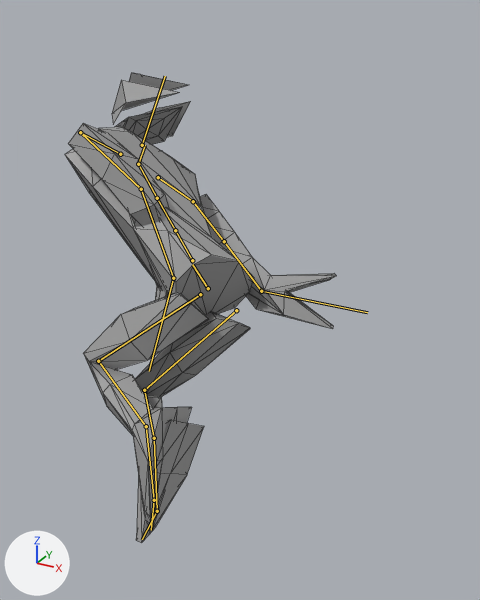
What one commit did to the glTF model glb_imports/8164_meshes.glb.
Both versions are drawn from a 50 mm lens placed at (11.6, -19.7, 25.4), pointed at (-0.1, 1.5, 14.7). Arrows for +X, +Y and +Z are at lower left; the lights stay in place. The first picture is the older version. Both versions are drawn at frame 103 of the action 'DashGrabPunish'; the numbers are the values there. The bones that change, and the others that lie on the model, are drawn over the model as lines. Mesh edges are drawn as thin lines.

The first picture shows 'Body.001'.
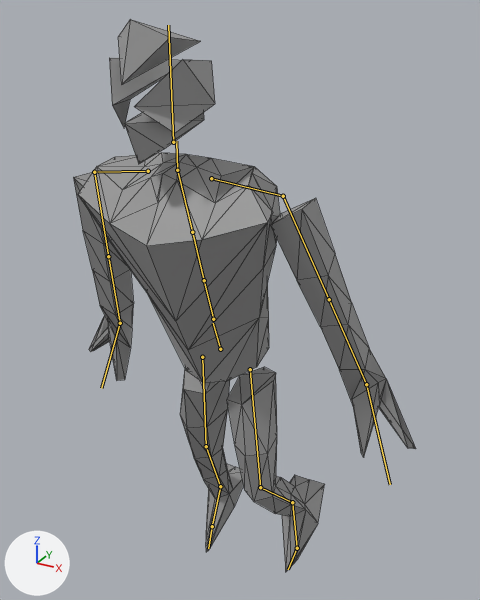
Where the change shows, as pixel boxes [x1, y1, x2, y2] in the pictures (480 x 600 px):
```json
{"object": "Body.001", "change": "posed", "before": [65, 73, 336, 543], "after": [73, 19, 416, 571], "on screen": "26% wider, 17% taller"}
{"bone": "mixamorig:Hips", "before": "(208, 288) to (192, 264)", "after": "(220, 349) to (213, 323)"}
{"bone": "mixamorig:Spine1", "before": "(175, 230) to (157, 198)", "after": "(204, 280) to (192, 232)"}
{"bone": "mixamorig:Spine2", "before": "(157, 198) to (138, 164)", "after": "(192, 232) to (177, 170)"}
{"bone": "mixamorig:Neck", "before": "(138, 164) to (145, 145)", "after": "(177, 170) to (176, 141)"}
{"bone": "mixamorig:LeftArm", "before": "(80, 132) to (141, 189)", "after": "(283, 196) to (329, 299)"}
{"bone": "mixamorig:LeftForeArm", "before": "(141, 189) to (173, 278)", "after": "(329, 299) to (366, 384)"}
{"bone": "mixamorig:LeftHand", "before": "(173, 278) to (149, 371)", "after": "(366, 384) to (390, 484)"}
{"bone": "mixamorig:RightArm", "before": "(193, 201) to (224, 241)", "after": "(94, 172) to (108, 256)"}
{"bone": "mixamorig:RightHand", "before": "(261, 291) to (367, 312)", "after": "(120, 323) to (101, 388)"}
{"bone": "mixamorig:LeftUpLeg", "before": "(200, 294) to (98, 361)", "after": "(250, 369) to (260, 487)"}
{"bone": "mixamorig:LeftLeg", "before": "(98, 361) to (146, 426)", "after": "(260, 487) to (292, 502)"}
{"bone": "mixamorig:LeftFoot", "before": "(146, 426) to (154, 500)", "after": "(292, 502) to (297, 548)"}
{"bone": "mixamorig:RightUpLeg", "before": "(236, 310) to (144, 390)", "after": "(202, 357) to (206, 446)"}
{"bone": "mixamorig:RightLeg", "before": "(144, 390) to (154, 438)", "after": "(206, 446) to (220, 486)"}
{"bone": "mixamorig:RightFoot", "before": "(154, 438) to (157, 511)", "after": "(220, 486) to (212, 526)"}
```

Edits to the scene script, one JSON object a line:
```json
{"block": "bone_mixamorig_hips", "where": "bone_mixamorig_hips = bpy.data.objects['Armature'].pose.bones['mixamorig:Hips']"}
{"op": "set", "path": "bone_mixamorig_hips.location", "old": "(-0.57, 3.5, -0.07)", "new": "(-0.01, 1.12, 0.0)"}
{"op": "set", "path": "bone_mixamorig_hips.rotation_quaternion", "old": "(0.612, 0.104, -0.564, 0.544)", "new": "(0.985, 0.174, -0.009, 0.009)", "note": "degrees (-55, -54, 113) -> degrees (20, -1, 1)"}
{"block": "bone_mixamorig_spine1", "where": "bone_mixamorig_spine1 = bpy.data.objects['Armature'].pose.bones['mixamorig:Spine1']  # child of 'mixamorig:Spine'"}
{"op": "set", "path": "bone_mixamorig_spine1.rotation_quaternion", "old": "(0.998, -0.001, 0.059, -0.016)", "new": "(1.0, 0.0, 0.001, 0.0)", "note": "degrees (0, 7, -2) -> degrees (0, 0, 0)"}
{"block": "bone_mixamorig_spine2", "where": "bone_mixamorig_spine2 = bpy.data.objects['Armature'].pose.bones['mixamorig:Spine2']  # child of 'mixamorig:Spine1'"}
{"op": "set", "path": "bone_mixamorig_spine2.rotation_quaternion", "old": "(0.999, -0.006, -0.048, 0.002)", "new": "(1.0, 0.0, -0.001, 0.0)", "note": "degrees (-1, -6, 0) -> degrees (0, 0, 0)"}
{"block": "bone_mixamorig_neck", "where": "bone_mixamorig_neck = bpy.data.objects['Armature'].pose.bones['mixamorig:Neck']  # child of 'mixamorig:Spine2'"}
{"op": "set", "path": "bone_mixamorig_neck.rotation_quaternion", "old": "(0.889, -0.458, -0.003, 0.002)", "new": "(0.984, -0.18, 0.0, 0.0)", "note": "degrees (-55, 0, 0) -> degrees (-21, 0, 0)"}
{"block": "bone_mixamorig_leftarm", "where": "bone_mixamorig_leftarm = bpy.data.objects['Armature'].pose.bones['mixamorig:LeftArm']  # child of 'mixamorig:LeftShoulder'"}
{"op": "set", "path": "bone_mixamorig_leftarm.rotation_quaternion", "old": "(0.546, 0.701, 0.363, 0.279)", "new": "(0.759, 0.596, 0.23, 0.128)", "note": "degrees (104, 0, 55) -> degrees (79, 11, 28)"}
{"block": "bone_mixamorig_leftforearm", "where": "bone_mixamorig_leftforearm = bpy.data.objects['Armature'].pose.bones['mixamorig:LeftForeArm']  # child of 'mixamorig:LeftArm'"}
{"op": "set", "path": "bone_mixamorig_leftforearm.rotation_quaternion", "old": "(0.817, 0.01, -0.007, 0.576)", "new": "(1.0, 0.012, 0.0, 0.003)", "note": "degrees (0, -1, 70) -> degrees (1, 0, 0)"}
{"block": "bone_mixamorig_lefthand", "where": "bone_mixamorig_lefthand = bpy.data.objects['Armature'].pose.bones['mixamorig:LeftHand']  # child of 'mixamorig:LeftForeArm'"}
{"op": "set", "path": "bone_mixamorig_lefthand.rotation_quaternion", "old": "(0.796, -0.398, 0.147, -0.431)", "new": "(0.853, -0.183, 0.484, 0.075)", "note": "degrees (-50, -6, -54) -> degrees (-27, 58, -5)"}
{"block": "bone_mixamorig_rightarm", "where": "bone_mixamorig_rightarm = bpy.data.objects['Armature'].pose.bones['mixamorig:RightArm']  # child of 'mixamorig:RightShoulder'"}
{"op": "set", "path": "bone_mixamorig_rightarm.rotation_quaternion", "old": "(0.48, 0.683, -0.391, -0.386)", "new": "(0.766, 0.59, -0.219, -0.129)", "note": "degrees (104, 9, -66) -> degrees (78, -11, -28)"}
{"block": "bone_mixamorig_righthand", "where": "bone_mixamorig_righthand = bpy.data.objects['Armature'].pose.bones['mixamorig:RightHand']  # child of 'mixamorig:RightForeArm'"}
{"op": "set", "path": "bone_mixamorig_righthand.rotation_quaternion", "old": "(0.783, -0.137, 0.352, 0.493)", "new": "(0.852, -0.176, -0.493, -0.021)", "note": "degrees (10, 43, 69) -> degrees (-32, -58, 15)"}
{"block": "bone_mixamorig_leftupleg", "where": "bone_mixamorig_leftupleg = bpy.data.objects['Armature'].pose.bones['mixamorig:LeftUpLeg']  # child of 'mixamorig:Hips'"}
{"op": "set", "path": "bone_mixamorig_leftupleg.rotation_quaternion", "old": "(0.614, 0.789, -0.02, -0.007)", "new": "(0.983, 0.178, -0.043, -0.003)", "note": "degrees (104, -1, -2) -> degrees (21, -5, -1)"}
{"block": "bone_mixamorig_leftleg", "where": "bone_mixamorig_leftleg = bpy.data.objects['Armature'].pose.bones['mixamorig:LeftLeg']  # child of 'mixamorig:LeftUpLeg'"}
{"op": "set", "path": "bone_mixamorig_leftleg.rotation_quaternion", "old": "(0.531, -0.847, -0.003, 0.002)", "new": "(0.921, -0.388, -0.001, 0.003)", "note": "degrees (-116, 0, 0) -> degrees (-46, 0, 0)"}
{"block": "bone_mixamorig_leftfoot", "where": "bone_mixamorig_leftfoot = bpy.data.objects['Armature'].pose.bones['mixamorig:LeftFoot']  # child of 'mixamorig:LeftLeg'"}
{"op": "set", "path": "bone_mixamorig_leftfoot.rotation_quaternion", "old": "(0.975, -0.195, 0.011, -0.108)", "new": "(0.992, -0.102, 0.071, -0.03)", "note": "degrees (-22, -1, -12) -> degrees (-12, 8, -4)"}
{"block": "bone_mixamorig_rightupleg", "where": "bone_mixamorig_rightupleg = bpy.data.objects['Armature'].pose.bones['mixamorig:RightUpLeg']  # child of 'mixamorig:Hips'"}
{"op": "set", "path": "bone_mixamorig_rightupleg.rotation_quaternion", "old": "(0.639, 0.697, 0.227, 0.231)", "new": "(0.996, 0.067, 0.04, -0.009)", "note": "degrees (94, -2, 38) -> degrees (8, 5, -1)"}
{"block": "bone_mixamorig_rightleg", "where": "bone_mixamorig_rightleg = bpy.data.objects['Armature'].pose.bones['mixamorig:RightLeg']  # child of 'mixamorig:RightUpLeg'"}
{"op": "set", "path": "bone_mixamorig_rightleg.rotation_quaternion", "old": "(0.606, -0.795, 0.003, -0.002)", "new": "(0.992, -0.113, 0.0, -0.003)", "note": "degrees (-105, 0, 0) -> degrees (-13, 0, 0)"}
{"block": "bone_mixamorig_rightfoot", "where": "bone_mixamorig_rightfoot = bpy.data.objects['Armature'].pose.bones['mixamorig:RightFoot']  # child of 'mixamorig:RightLeg'"}
{"op": "set", "path": "bone_mixamorig_rightfoot.rotation_quaternion", "old": "(0.953, -0.118, -0.161, -0.226)", "new": "(0.971, -0.225, -0.061, 0.042)", "note": "degrees (-9, -21, -25) -> degrees (-26, -6, 6)"}
```
